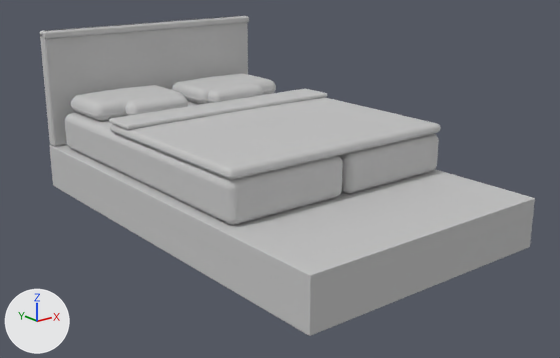
The glTF model models/mbed.glb, before and after one commit.
Camera for both pictures: a 50 mm lens placed at (-2.04, -5.16, 1.71), pointed at (0.84, -1.56, 0.27). The axes (+X, +Y, +Z) are drawn at lower left. The lights are the same throughout. The older version comes first. Vertices at exactly the same position are counted once.

In view in the first picture: 'cover', 'dark', 'kmat', 'leather', 'pillow'.
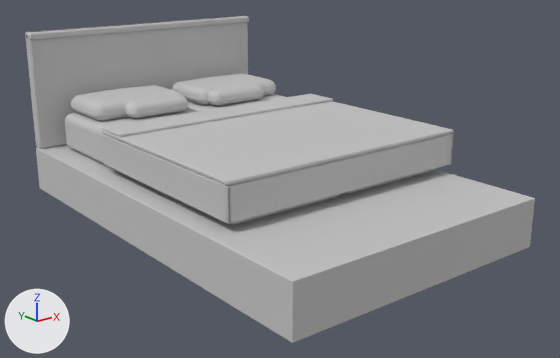
The newer file is also turned or shifted as a whole; pictures and numbers use the older file's frame.

The change, as a diff of the scene's bpy script:
```diff
--- a/models/mbed.glb.py
+++ b/models/mbed.glb.py
@@ me_dark @@
 # used by ob_dark; location = (0.0, 0.0, 0.0)
-me_dark.from_pydata(...)  # 1002 vertices, 1992 faces; spans x 0.0..1.7, y -2.82..0.0, z 0.0..0.3
+me_dark.from_pydata(...)  # 1002 vertices, 1992 faces; spans x -0.1..1.7, y -2.82..0.0, z 0.0..0.3
+# me_dark part 1: the whole mesh is scaled about its middle by (1.06, 1, 1), then moved by (-0.05, 0.0, 0.0)
 me_dark.materials.append(mat_dark)
@@ me_leather @@
 # used by ob_leather; location = (0.0, 0.0, 0.0)
-me_leather.from_pydata(...)  # 572 vertices, 1136 faces; spans x 0.0..1.7, y -0.1..0.0, z 0.3..1.1
+me_leather.from_pydata(...)  # 572 vertices, 1136 faces; spans x -0.1..1.7, y -0.1..0.0, z 0.3..1.1
+# me_leather part 2: the whole mesh is scaled about its middle by (1.06, 1, 1), then moved by (-0.05, 0.0, 0.0)
 me_leather.materials.append(mat_leather)
@@ me_cover @@
 # used by ob_cover; location = (0.0, 0.0, 0.0)
-me_cover.from_pydata(...)  # 1210 vertices, 2404 faces; spans x 0.05..1.65, y -2.15..-0.4, z 0.55..0.68
+me_cover.from_pydata(...)  # 1599 vertices, 3240 faces; spans x 0.0..1.7, y -2.2..-0.4, z 0.35..0.68
+# me_cover part 3: a new loose piece of 186 vertices spanning x 0.0..1.7, y -1.1..-0.85, z 0.57..0.6, in mat_cover (light grey #c4c4c4)
+# me_cover part 4: 26 vertices moved from x 0.08..1.63, y -1.98..-0.85, z 0.61..0.64 to x 0.43..1.69, y -2.04..-1.01, z 0.35..0.55; 764 vertices removed from x 0.05..1.65, y -2.15..-0.85, z 0.55..0.64; 967 vertices added at x 0.0..1.7, y -2.2..-0.85, z 0.35..0.58
 me_cover.materials.append(mat_cover)
```

Pixel boxes [x1, y1, x2, y2] of what changed, in the pictures (560 x 358 px; the box of a moved part takes in the faces that stretch with it):
'dark', rescaled: before [50, 145, 535, 336]; after [36, 145, 535, 343]
'cover', reshaped (6% wider, 45% taller): before [109, 84, 441, 180]; after [102, 84, 454, 224]
'leather', rescaled (7% wider): before [40, 16, 249, 147]; after [25, 16, 249, 149]
part 2 of me_leather, moved or reshaped: before [40, 30, 67, 147]; after [25, 30, 67, 149]
part 3 of me_cover, added: after [102, 94, 333, 137]
part 4 of me_cover, moved or reshaped: before [109, 88, 441, 180]; after [102, 101, 454, 224]
'kmat', unchanged, covered by the edit: before [65, 101, 439, 225]; after [65, 94, 435, 225]
